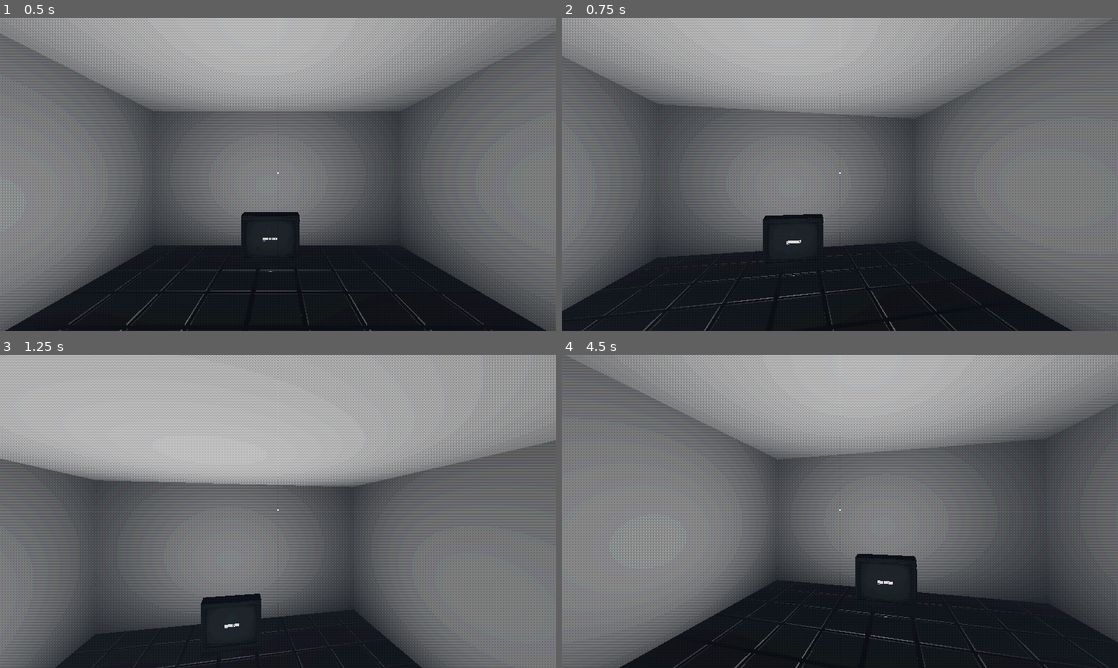
Above: before the commit, frames 1-4 (two rows, left to right).
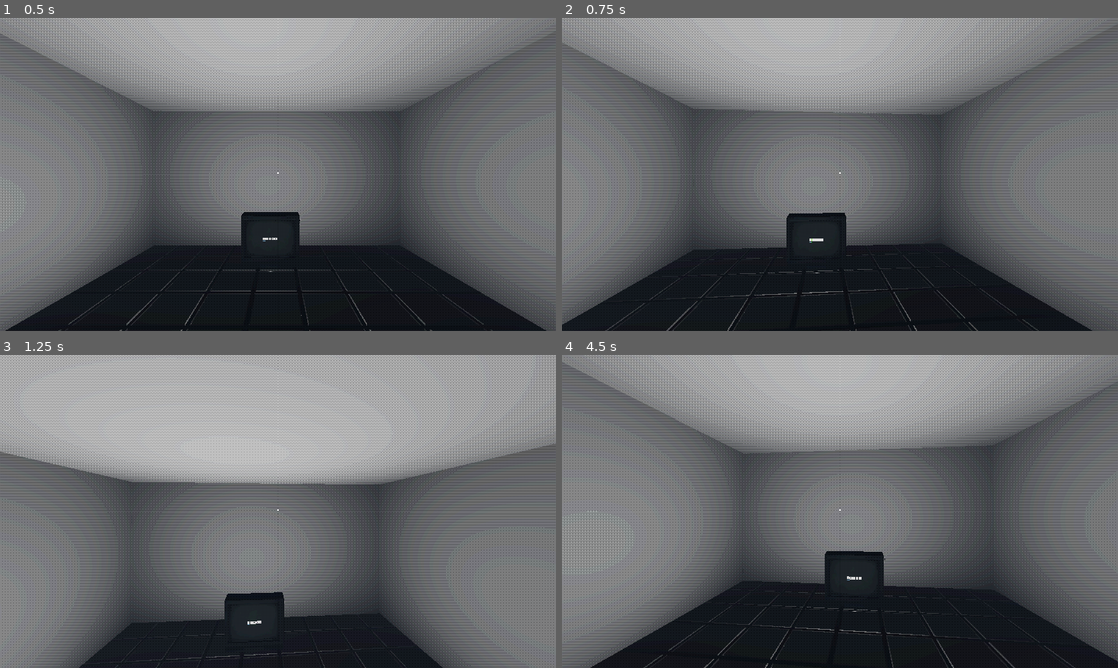
Above: after the commit, the same moments.

Repository: Martiriak/brackeys-feb-2026
Game: Godot game, scene res://levels/main.tscn
Two runs of this game, one before a commit and one after it. Both use one fixed random seed, a clock stepped at 60 frames per second and the inputs below. The engine's default icon, where the game draws it, is replaced by a stand-in: a white triangle on a blue panel in a dark square. Sound files missing from this copy of the repository are replaced by a short silence.
Inputs (mouse positions are in pixels of both pictures, inside the frame that each line leads up to):
- Up to frame 1 (0.5 s): no input
- Up to frame 2 (0.75 s): tap Enter (ui_accept) at 0.5 s; move the mouse to (867, 174) at 0.52 s; hold Up (ui_up) from 0.53 s (still down); tap E (interact) at 0.6 s; click (867, 174) at 0.67 s
- Up to frame 3 (1.25 s): keep holding Up (ui_up); tap Space (jump) at 0.77 s
- Up to frame 4 (4.5 s): keep holding Up (ui_up); move the mouse to (812, 511) at 1.27 s; tap Shift (run) at 1.35, 2.85, 4.35 s; click (812, 511) at 1.42 s; tap Space (jump) at 1.52, 3.02, 3.77 s; tap Enter (ui_accept) at 2, 2.75, 4.25 s; move the mouse to (851, 505) at 2.02 s; tap E (interact) at 2.1, 3.6 s; click (851, 505) at 2.17 s; move the mouse to (834, 517) at 2.77 s; click (834, 517) at 2.92 s; move the mouse to (878, 514) at 3.52 s; click (878, 514) at 3.67 s; move the mouse to (795, 508) at 4.27 s; click (795, 508) at 4.42 s

Frame 1 is identical in both runs. In frame 2, 9.4% of the frame differs, in the area x 0-100%, y 0-100%; in frame 3, 9.1%; in frame 4, 17%.

Commit message:
Temptative fix to web camera rotation: doens't do shit

Diff:
--- a/scripts/player.gd
+++ b/scripts/player.gd
@@ -21,7 +21,7 @@
 var max_horizontal_area = 0.0
 
 #Camera pivot for vertical look.
-@onready var head = $head
+@onready var head: Node3D = $head
 #Marker where held objects are positioned.
 @onready var placePos = $head/Camera3D/Placer
 #Player collision nodes.
@@ -303,9 +303,10 @@
 				Input.mouse_mode = Input.MOUSE_MODE_CAPTURED
 
 	if event is InputEventMouseMotion:
-		rotate_y(deg_to_rad(-event.relative.x) * 0.1)
-		var new_rotation_x = head.rotation.x + deg_to_rad(-event.relative.y) * 0.1
+		rotate_y(deg_to_rad(-event.screen_relative.x) * 0.1)
+		var new_rotation_x: float = head.rotation.x + deg_to_rad(-event.screen_relative.y) * 0.1
 		head.rotation.x = clamp(new_rotation_x, deg_to_rad(-90), deg_to_rad(90))
+
 	if Input.is_action_just_pressed("interact"):
 		if pickObj == null:
 			#Disable collisions, freezes physics, reparent pickedobj to placePos
